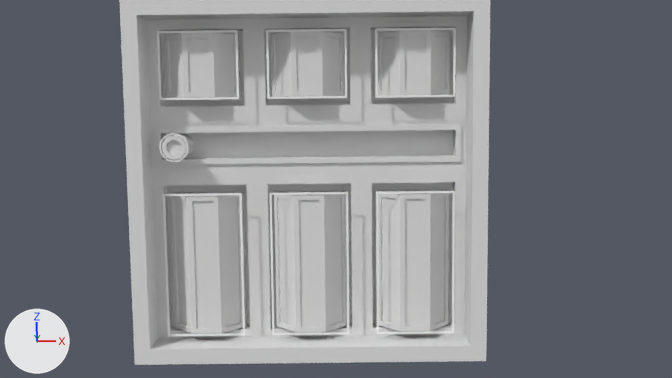
An edit to the Blender file Assets/models/house/floor02/puzzles/puzzle02.blend, drawn before and after from the same camera.
Rendered twice from the file's camera 'Camera'. The lights are fixed; the arrows at lower left show +X, +Y and +Z.

Objects in the first picture: 'combination01', 'combination02', 'combination03', 'combination04', 'combination05', 'combination06', 'puzzle02_case', 'puzzle02_frame', 'puzzle02_highlight.000', 'puzzle02_highlight.001', 'puzzle02_highlight.002', 'puzzle02_highlight.004', 'puzzle02_highlight.005', 'puzzle02_highlight.006'.
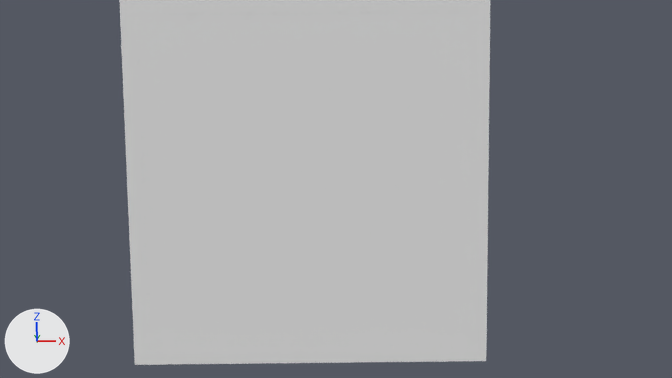
Where the change shows, as pixel boxes [x1, y1, x2, y2] in the pictures (672 x 378 px):
'puzzle02_frame_door', shown
    after: [137, 11, 474, 349]
'puzzle02_highlight.006', deleted
    before: [376, 191, 455, 334]
'puzzle02_highlight.004', deleted
    before: [163, 193, 245, 336]
'puzzle02_highlight.005', deleted
    before: [269, 192, 349, 335]
'puzzle02_highlight.003', deleted
    before: [375, 28, 456, 98]
'puzzle02_highlight.002', deleted
    before: [266, 29, 347, 99]
'puzzle02_highlight.001', deleted
    before: [157, 30, 239, 100]
'puzzle02_highlight.000', deleted
    before: [159, 133, 189, 162]
'puzzle02_case', unchanged, covered by the edit
    before: [146, 16, 467, 338]
'combination05', unchanged, covered by the edit
    before: [274, 191, 347, 332]
'combination06', unchanged, covered by the edit
    before: [377, 190, 449, 331]
'combination04', unchanged, covered by the edit
    before: [170, 192, 247, 333]

The change, as a list of edits to the scene's bpy script:
```text
Change ob_puzzle02_frame_door:
    remove ob_puzzle02_frame_door.hide_set(True)  # its collection is switched off
Remove ob_puzzle02_highlight_000:
    ob_puzzle02_highlight_000 = bpy.data.objects.new('puzzle02_highlight.000', me_cylinder_000)
    ob_puzzle02_highlight_000.location = (-0.82, -0.2, 0.25)
Remove ob_puzzle02_highlight_003:
    ob_puzzle02_highlight_003 = bpy.data.objects.new('puzzle02_highlight.003', me_plane_006)
    ob_puzzle02_highlight_003.location = (0.667, -0.236, 0.75)
Remove ob_puzzle02_highlight_006:
    ob_puzzle02_highlight_006 = bpy.data.objects.new('puzzle02_highlight.006', me_plane_005)
    ob_puzzle02_highlight_006.location = (0.667, -0.236, -0.5)
Remove ob_puzzle02_highlight_005:
    ob_puzzle02_highlight_005 = bpy.data.objects.new('puzzle02_highlight.005', me_plane_004)
    ob_puzzle02_highlight_005.location = (0.0, -0.236, -0.5)
Remove ob_puzzle02_highlight_004:
    ob_puzzle02_highlight_004 = bpy.data.objects.new('puzzle02_highlight.004', me_plane_003)
    ob_puzzle02_highlight_004.location = (-0.667, -0.236, -0.5)
Remove ob_puzzle02_highlight_002:
    ob_puzzle02_highlight_002 = bpy.data.objects.new('puzzle02_highlight.002', me_plane_002)
    ob_puzzle02_highlight_002.location = (0.0, -0.236, 0.75)
Remove ob_puzzle02_highlight_001:
    ob_puzzle02_highlight_001 = bpy.data.objects.new('puzzle02_highlight.001', me_plane_001)
    ob_puzzle02_highlight_001.location = (-0.667, -0.236, 0.75)
```
